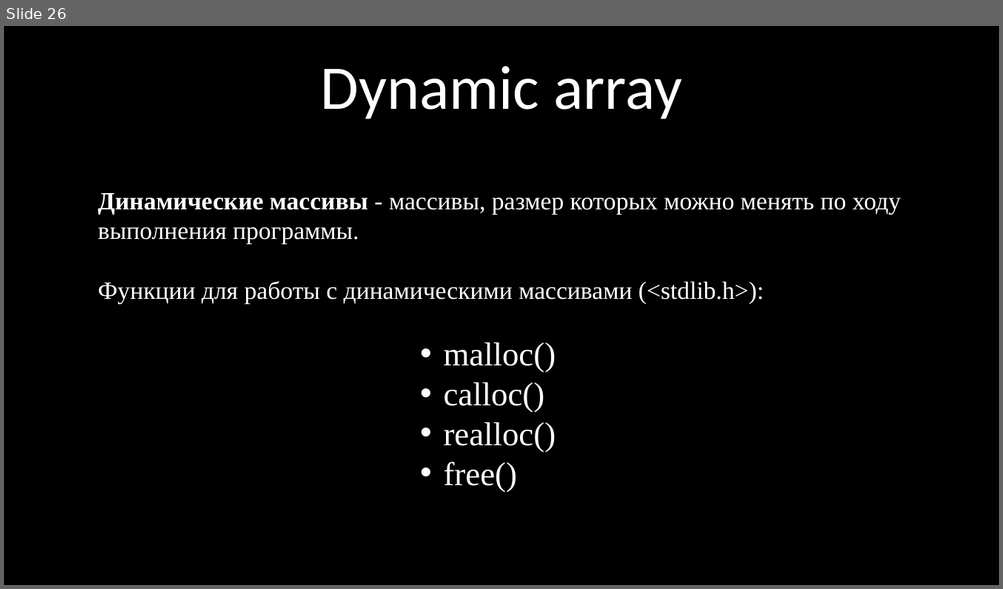
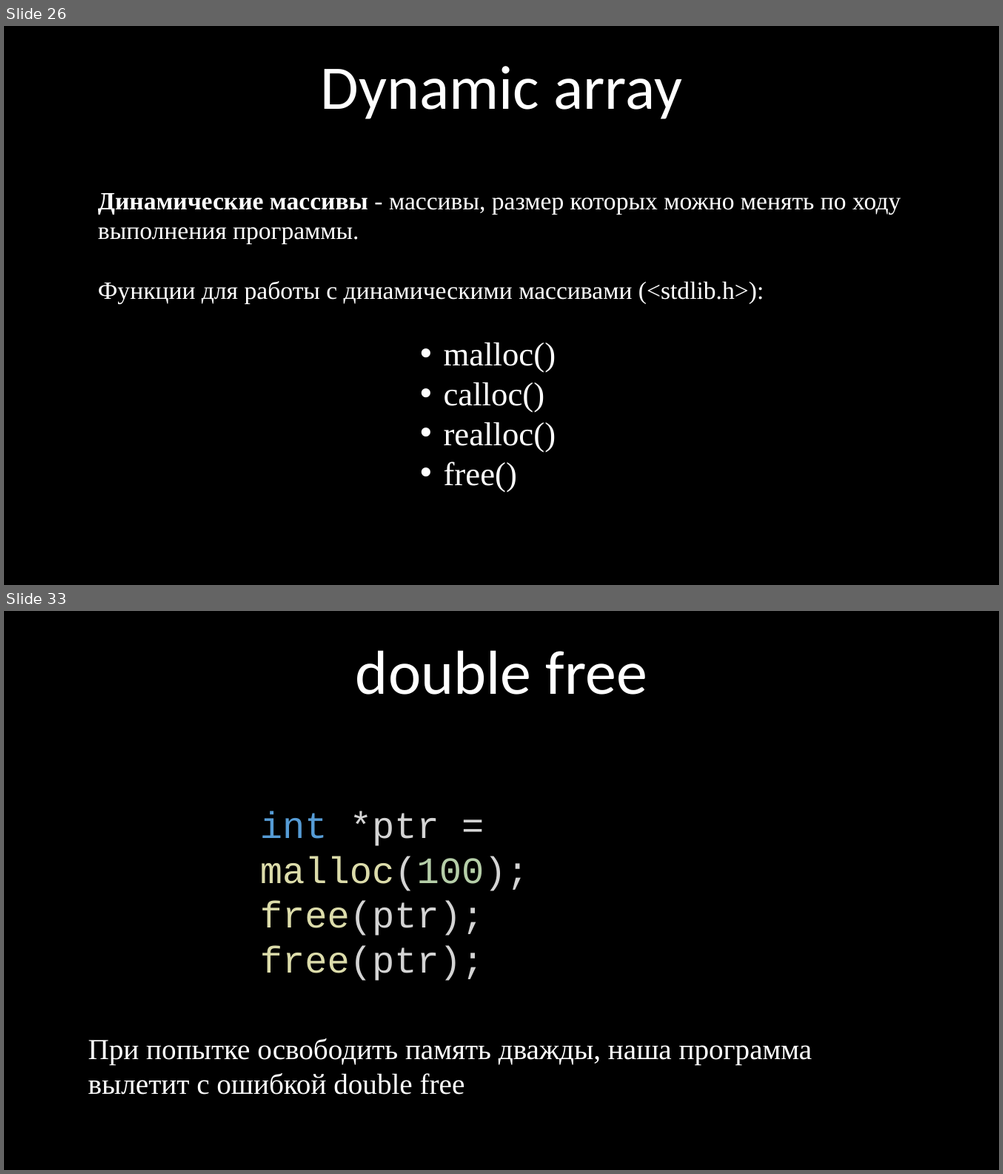
Before and after one commit to kruffka/C-Programming, a slide deck: 6_pointers/6_pointers.pptx. Shown one above the other, each under a label of ours: slide 26 before the commit, slides 26 and 33 after it; the slides between them are not shown. The pictures are 1003x589 and 1003x1174 pixels, drawn with LibreOffice and Linux fonts; fonts in the diff are those of the drawing. Boxes give left, top, right and bottom in pixels: in the first picture for what was removed or moved away, otherwise in the second. Text is boxed around its words. In the diff, an @@ line names an element or a change of style, - is before the commit and + after.

```diff
--- a/6_pointers/6_pointers.pptx
+++ b/6_pointers/6_pointers.pptx
@@ slide 33 added at [4,611,999,1170], background #000000 @@
@@ text added at [356,650,647,695], 60 pt, text #FFFFFF @@
+double free
@@ text added at [260,812,529,981], 36 pt, text #D4D4D4 @@
+int *ptr = malloc(100);
+free(ptr);
+free(ptr);
@@ text added at [88,1039,812,1095], 28 pt, text #FFFFFF @@
+При попытке освободить память дважды, наша программа вылетит с ошибкой double free
```
Also in this commit, not shown: 13 slides changed, 14 other slides added, 2 slides removed, 18 other files.
